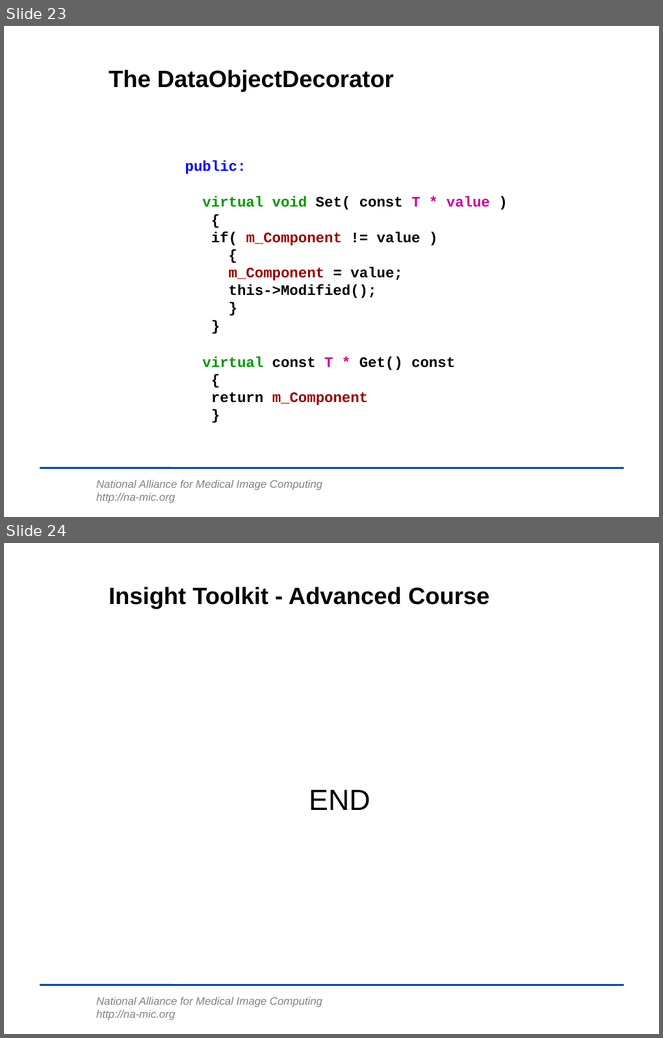
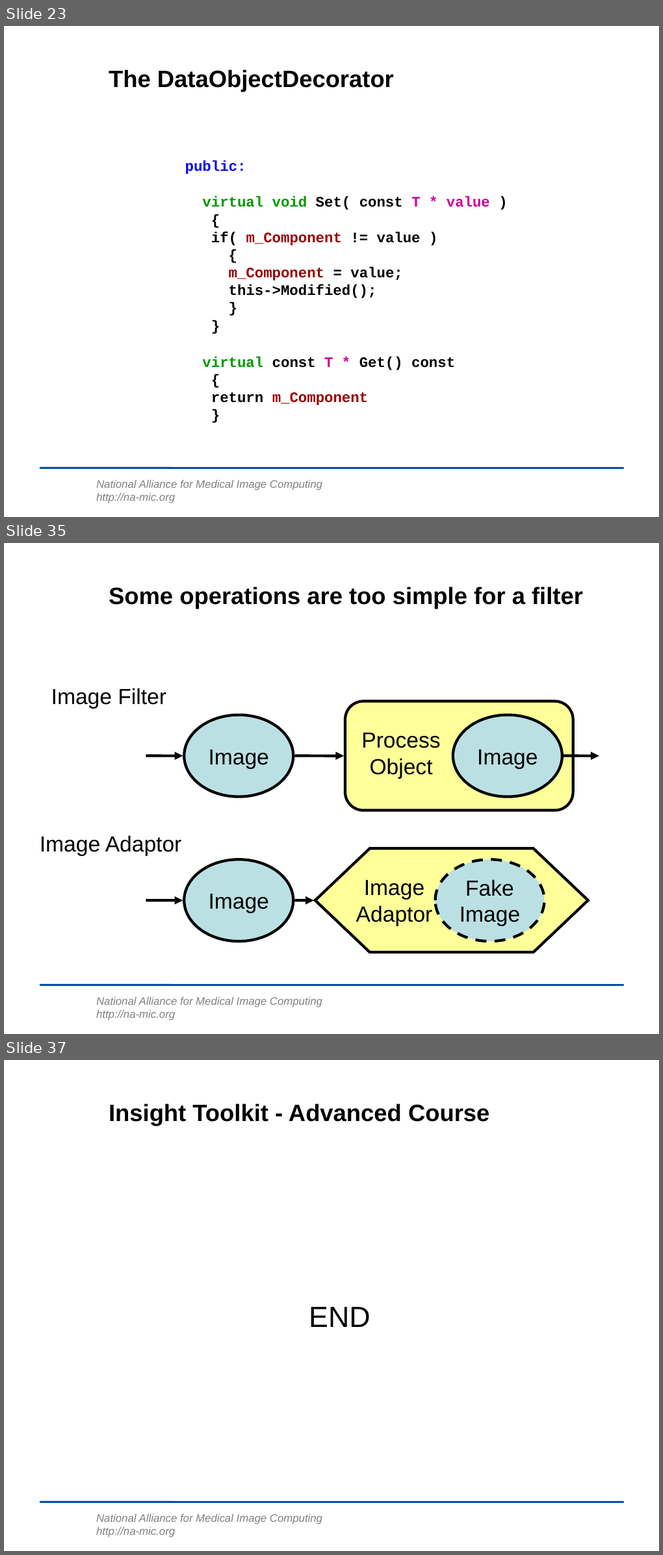
Before and after one commit to lheckemann/namic-sandbox, a slide deck: ITKAdvancedCourse/doc/presentations/Insight-DesignPatterns.ppt. Shown one above the other, each under a label of ours: slides 23 and 24 before the commit, slides 23, 35 and 37 after it; the slides between them are not shown. The pictures are 663x1038 and 663x1555 pixels, drawn with LibreOffice and Linux fonts; fonts in the diff are those of the drawing; background and template pictures are left out. Boxes give left, top, right and bottom in pixels: in the first picture for what was removed or moved away, otherwise in the second. Text is boxed around its words. In the diff, an @@ line names an element or a change of style, - is before the commit and + after.

Commit message:
ENH: Iterators added. Starting to add ImageAdaptors.

```diff
--- a/ITKAdvancedCourse/doc/presentations/Insight-DesignPatterns.ppt
+++ b/ITKAdvancedCourse/doc/presentations/Insight-DesignPatterns.ppt
@@ slide 35 added at [4,543,659,1034], background #FFFFFF; not listed: 2 template elements that a slide beside it also shows @@
@@ title added at [109,587,583,609], 26 pt, text #000000, bold @@
+Some operations are too simple for a filter
@@ text added at [51,688,166,709], 24 pt, text #000000 @@
+Image Filter
@@ ellipse added at [184,715,294,797], fill #BBE0E3, outline #000000 3 pt, 24 pt, text #000000 @@
+Image
@@ rounded rectangle added at [345,702,573,811], fill #FFFF99, outline #000000 3 pt @@
@@ ellipse added at [452,715,562,797], fill #BBE0E3, outline #000000 3 pt, 24 pt, text #000000 @@
+Image
@@ text added at [362,733,440,779], 24 pt, text #000000 @@
+Process
+Object
@@ arrow added from (146, 756) to (183, 756), #000000 3 pt @@
@@ arrow added from (295, 756) to (344, 756), #000000 3 pt @@
@@ arrow added from (564, 756) to (599, 756), #000000 3 pt @@
@@ text added at [40,835,182,856], 24 pt, text #000000 @@
+Image Adaptor
@@ flow chart preparation added at [315,849,588,953], fill #FFFF99, outline #000000 3 pt @@
@@ ellipse added at [184,860,294,941], fill #BBE0E3, outline #000000 3 pt, 24 pt, text #000000 @@
+Image
@@ ellipse added at [435,860,545,941], fill #BBE0E3, outline #000000 3 pt dashed, 24 pt, text #000000 @@
+Fake
+Image
@@ text added at [356,880,433,927], 24 pt, text #000000 @@
+Image
+Adaptor
@@ arrow added from (146, 901) to (183, 901), #000000 3 pt @@
@@ arrow added from (295, 901) to (314, 901), #000000 3 pt @@
@@ what was slide 24 is now slide 37 @@
```
Also in this commit, not shown: 12 other slides added.
